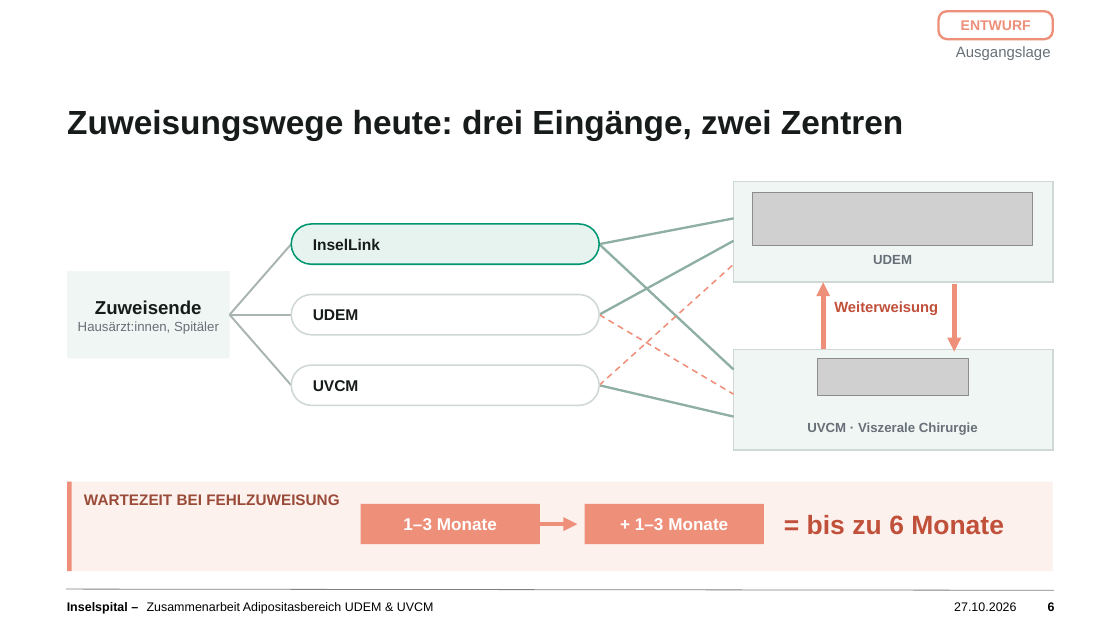
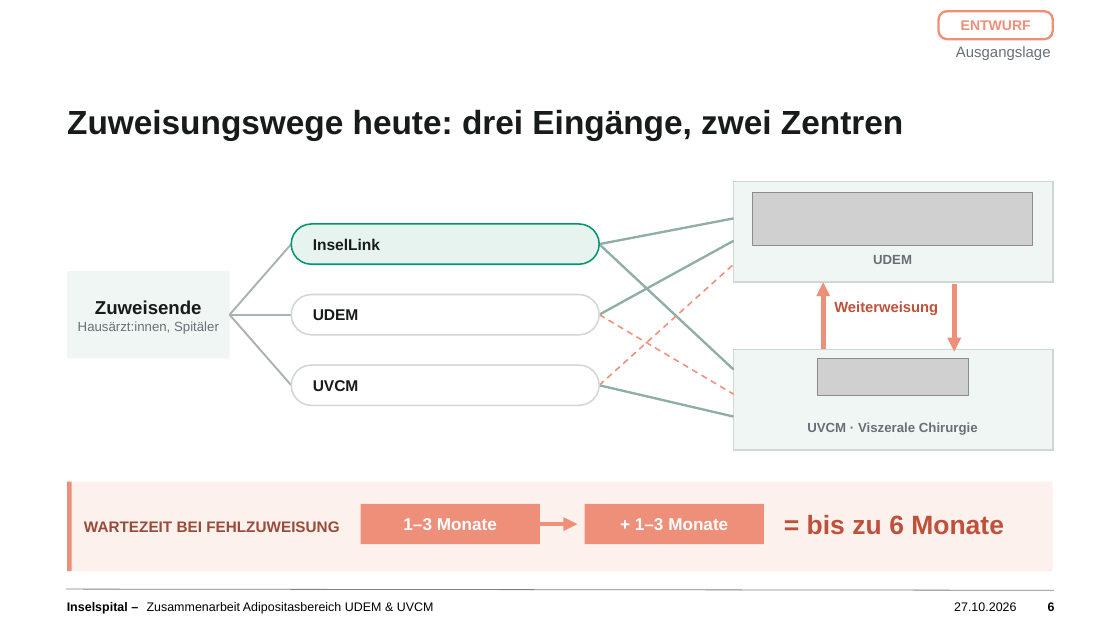
Before and after one commit to salmonplnk/Masterarbeit, a slide deck: slide 6 of praesentation/Zusammenarbeit_Adipositas_UDEM_UVCM_Entwurf_20261022.pptx. Drawn at 1120x630 pixels with LibreOffice and Linux fonts; fonts in the diff are those of the drawing; grey boxes stand for pictures; background and template pictures are left out. Boxes give left, top, right and bottom in pixels: in the first picture for what was removed or moved away, otherwise in the second. Text is boxed around its words. In the diff, an @@ line names an element or a change of style, - is before the commit and + after.

```diff
--- a/praesentation/Zusammenarbeit_Adipositas_UDEM_UVCM_Entwurf_20261022.pptx
+++ b/praesentation/Zusammenarbeit_Adipositas_UDEM_UVCM_Entwurf_20261022.pptx
@@ text "WARTEZEIT BEI FEHLZUWEISUNG": place and size @@
-text "WARTEZEIT BEI FEHLZUWEISUNG" at box(84, 494, 339, 505)
+text "WARTEZEIT BEI FEHLZUWEISUNG" at box(84, 521, 339, 532)
@@ text "WARTEZEIT BEI FEHLZUWEISUNG" at box(84, 521, 339, 532): vertical alignment top to middle @@
```
Also in this commit, not shown: 2 other slides changed.
